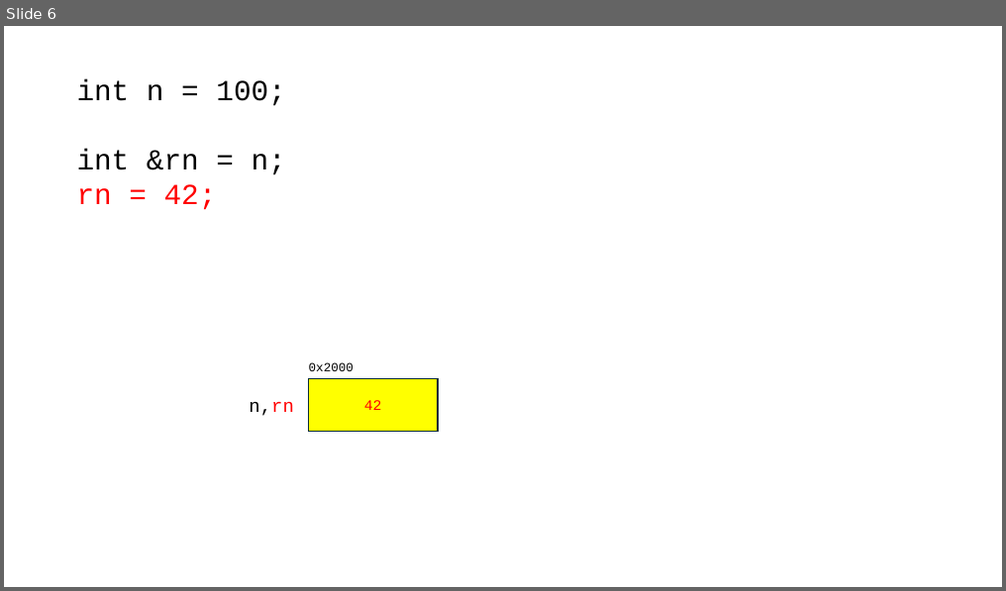
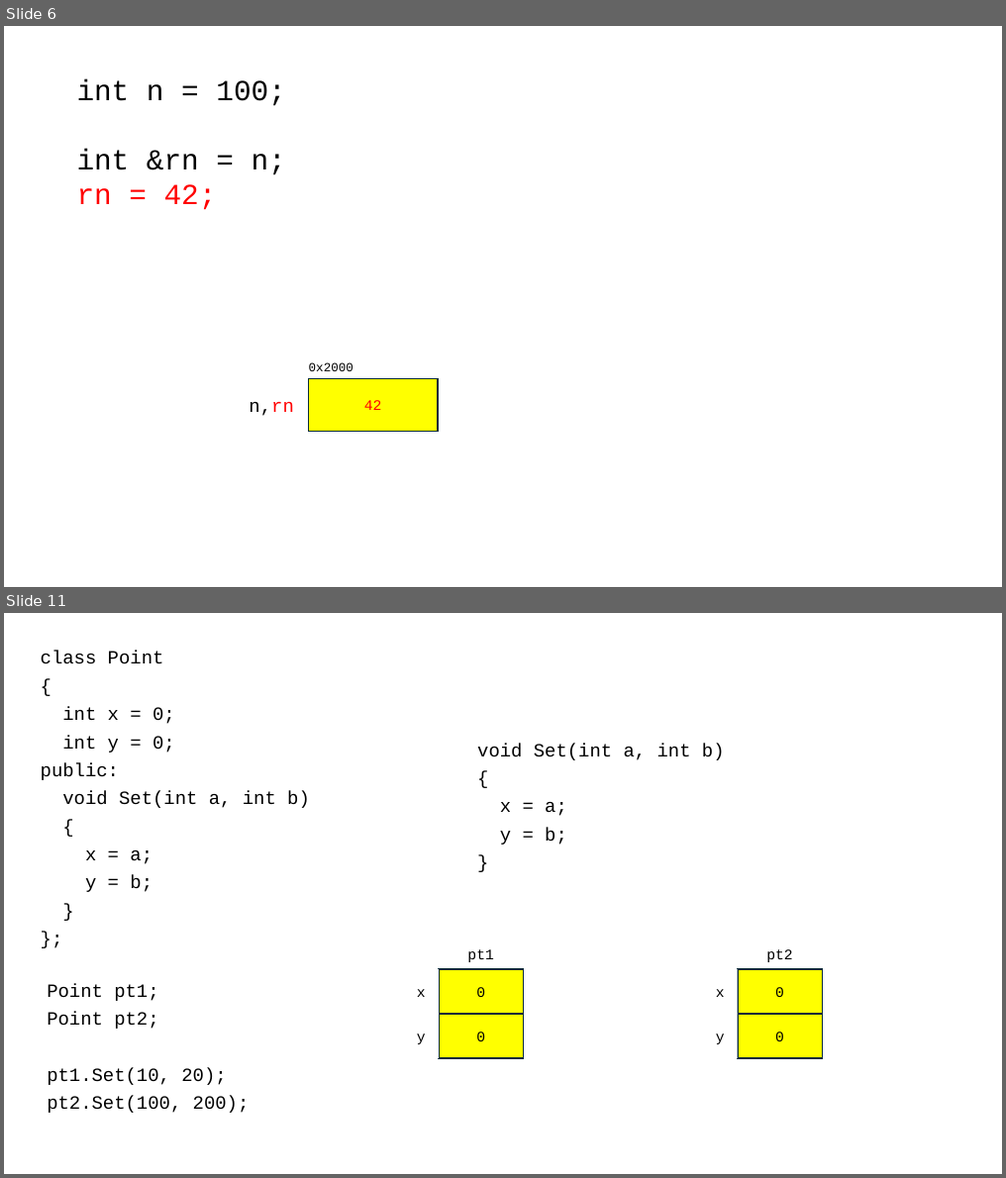
Before and after one commit to yoondev-classroom/cpp_250820, a slide deck: cpp_250820.pptx. Shown one above the other, each under a label of ours: slide 6 before the commit, slides 6 and 11 after it; the slides between them are not shown. The pictures are 1006x591 and 1006x1178 pixels, drawn with LibreOffice and Linux fonts; fonts in the diff are those of the drawing. Boxes give left, top, right and bottom in pixels: in the first picture for what was removed or moved away, otherwise in the second. Text is boxed around its words. In the diff, an @@ line names an element or a change of style, - is before the commit and + after.

```diff
--- a/cpp_250820.pptx
+++ b/cpp_250820.pptx
@@ slide 11 added at <box>4,613,1002,1174</box>, background #FFFFFF @@
@@ text added at <box>41,651,310,892</box>, 18 pt, text #000000 @@
+class Point
+{
+int x = 0;
+int y = 0;
+public:
+void Set(int a, int b)
+{
+x = a;
+y = b;
+}
+};
@@ text added at <box>477,743,725,845</box>, 18 pt, text #000000 @@
+void Set(int a, int b)
+{
+x = a;
+y = b;
+}
@@ text added at <box>467,950,493,962</box>, 14 pt, text #000000 @@
+pt1
@@ text added at <box>766,950,792,962</box>, 14 pt, text #000000 @@
+pt2
@@ text added at <box>47,983,250,1113</box>, 18 pt, text #000000 @@
+Point pt1;
+Point pt2;
+pt1.Set(10, 20);
+pt2.Set(100, 200);
@@ text added at <box>417,989,426,997</box>, 14 pt, text #000000 @@
+x
@@ rectangle added at <box>439,969,524,1014</box>, fill #FFFF00, outline #092A39 1.5 pt, 14 pt, text #000000 @@
+0
@@ text added at <box>716,989,725,997</box>, 14 pt, text #000000 @@
+x
@@ rectangle added at <box>738,969,823,1014</box>, fill #FFFF00, outline #092A39 1.5 pt, 14 pt, text #000000 @@
+0
@@ rectangle added at <box>439,1014,524,1059</box>, fill #FFFF00, outline #092A39 1.5 pt, 14 pt, text #000000 @@
+0
@@ rectangle added at <box>738,1014,823,1059</box>, fill #FFFF00, outline #092A39 1.5 pt, 14 pt, text #000000 @@
+0
@@ text added at <box>417,1034,426,1045</box>, 14 pt, text #000000 @@
+y
@@ text added at <box>716,1034,725,1045</box>, 14 pt, text #000000 @@
+y
```
Also in this commit, not shown: 7 other slides added, 1 other file.
